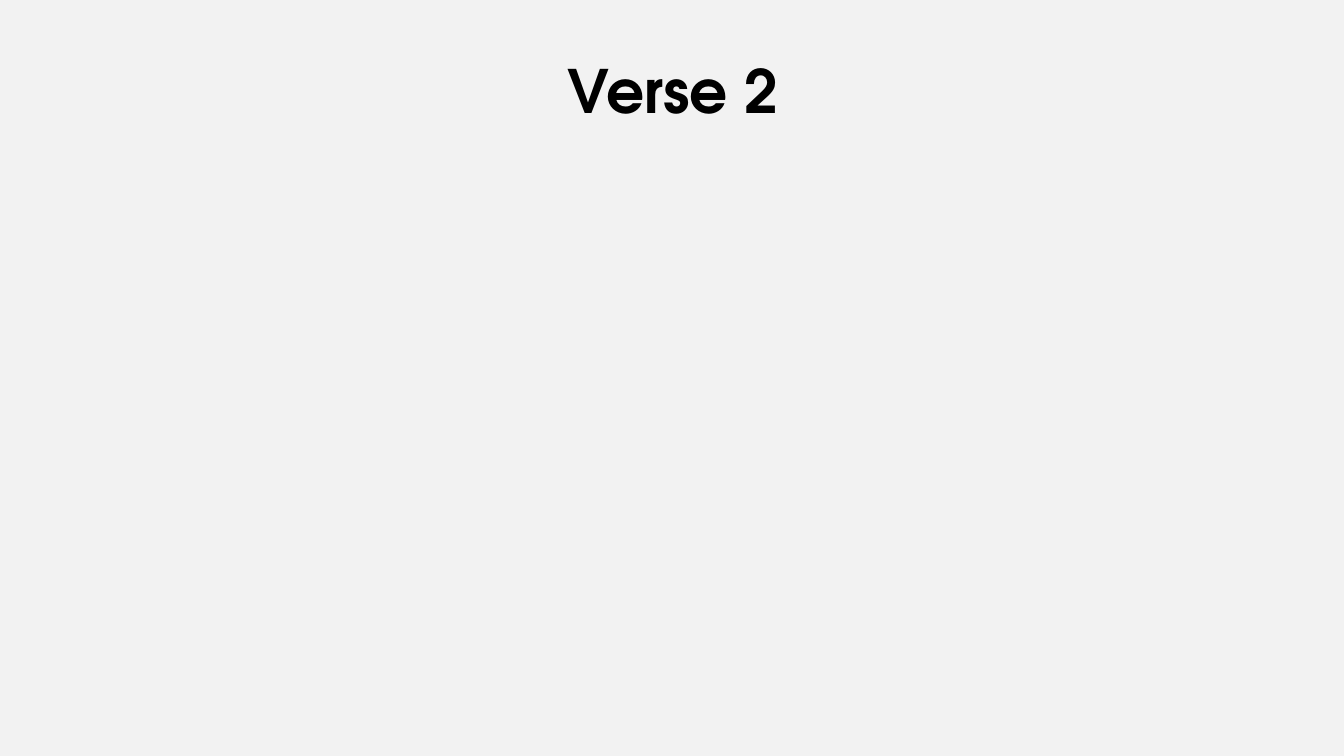
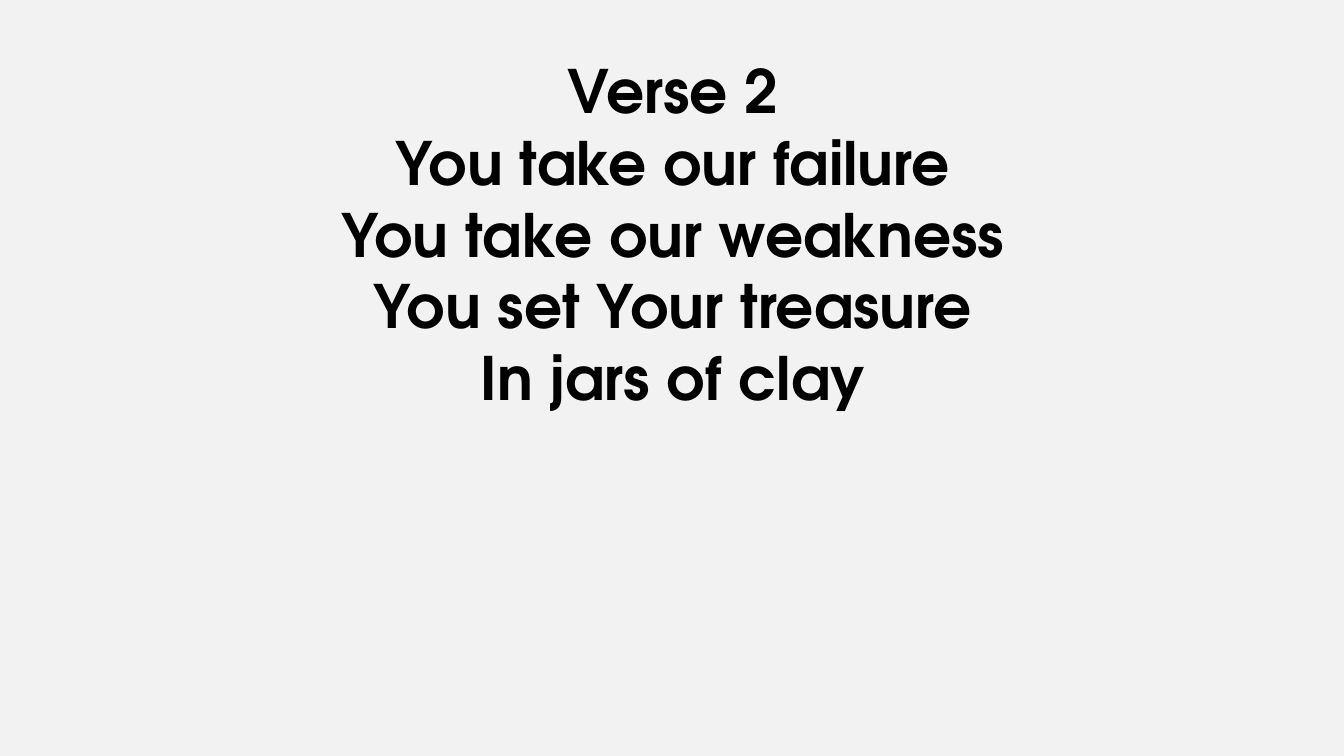
Before and after one commit to pangwuu/Weekly-powerpoint-maker, a slide deck: slide 7 of Songs/Broken Vessels (Amazing Grace)/Broken Vessels (Amazing Grace).pptx (slide 6 before the commit). Drawn at 1344x756 pixels with LibreOffice and Linux fonts; fonts in the diff are those of the drawing. Boxes give left, top, right and bottom in pixels: in the first picture for what was removed or moved away, otherwise in the second. Text is boxed around its words. In the diff, an @@ line names an element or a change of style, - is before the commit and + after.

```diff
--- a/Songs/Broken Vessels (Amazing Grace)/Broken Vessels (Amazing Grace).pptx
+++ b/Songs/Broken Vessels (Amazing Grace)/Broken Vessels (Amazing Grace).pptx
@@ subtitle at (342,139,1004,411): paragraphs added @@
+You take our failure
+You take our weakness
+You set Your treasure
+In jars of clay
```
Also in this commit, not shown: 4 other slides changed, 11 slides added, 5 slides removed, 9 other files.
